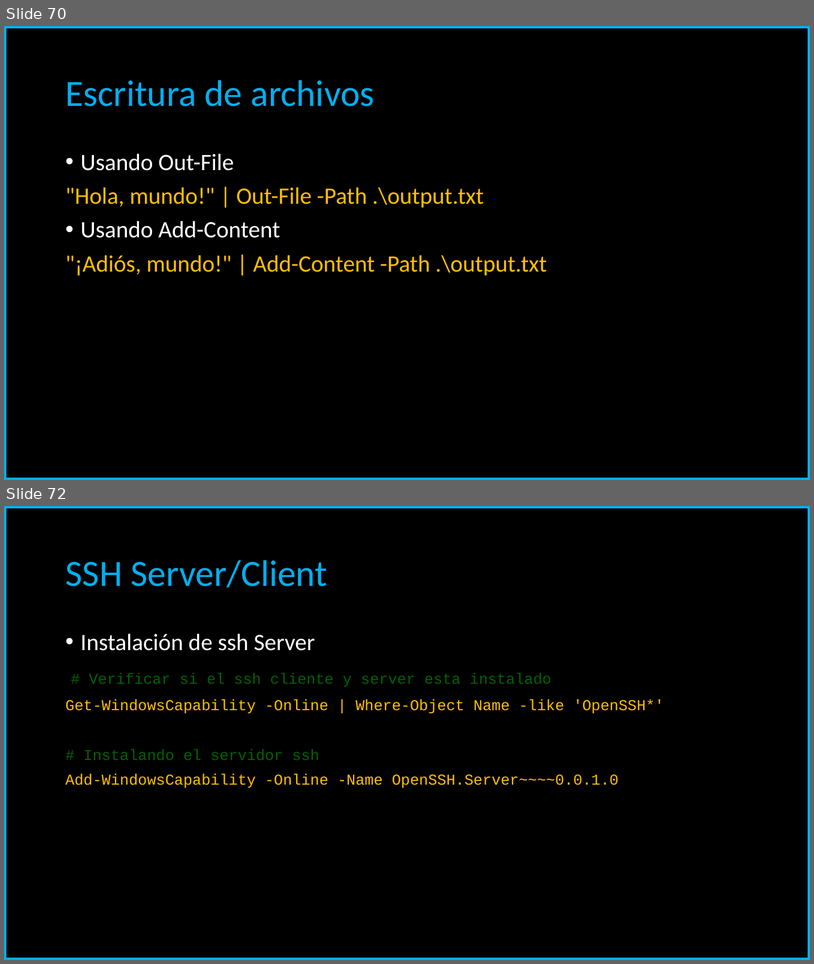
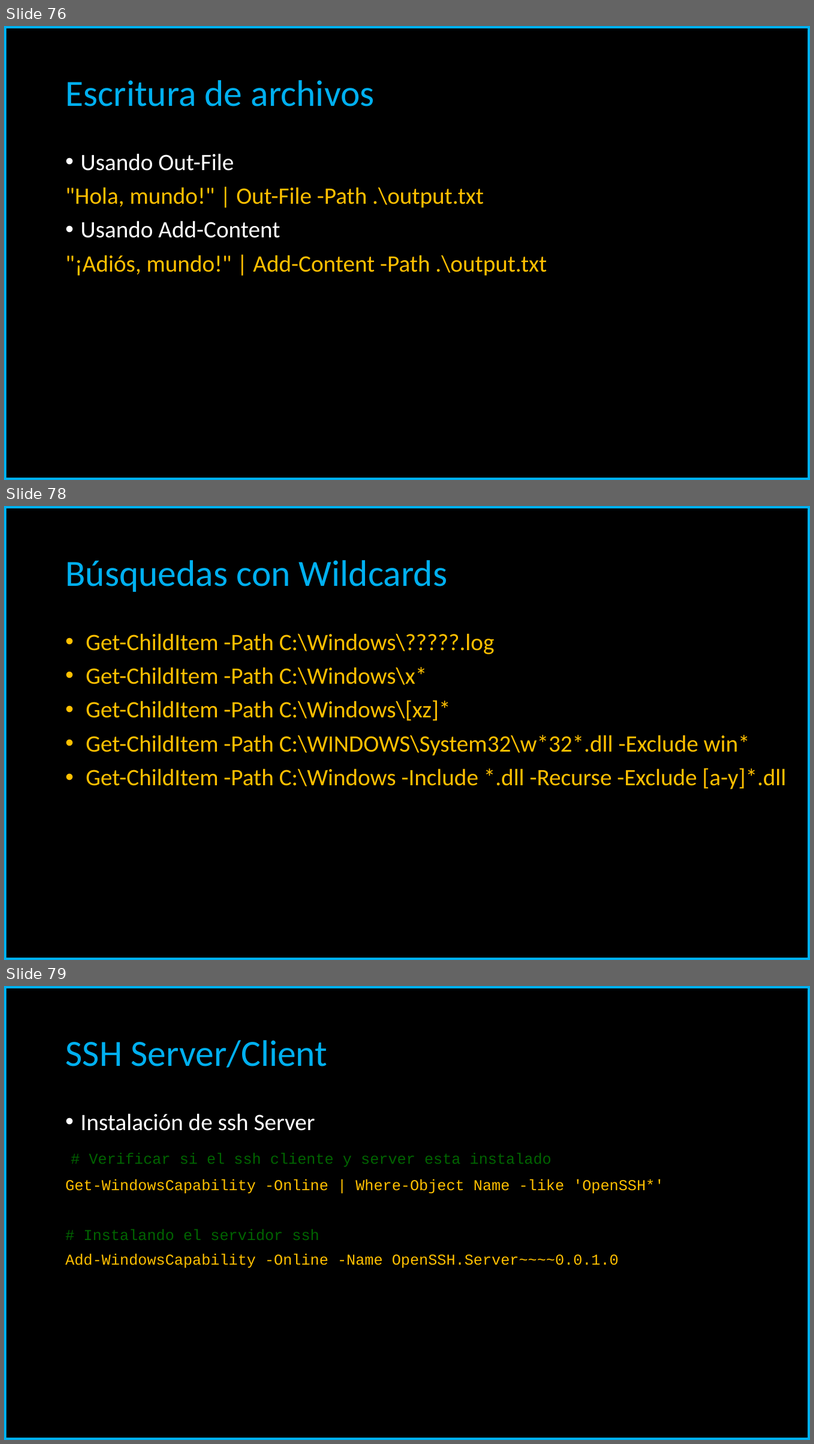
Before and after one commit to carloscarreno/linuxscripting, a slide deck: PowerShell Scripting.pptx. Shown one above the other, each under a label of ours: slides 70 and 72 before the commit, slides 76, 78 and 79 after it; the slides between them are not shown. The pictures are 814x964 and 814x1444 pixels, drawn with LibreOffice and Linux fonts; fonts in the diff are those of the drawing. Boxes give left, top, right and bottom in pixels: in the first picture for what was removed or moved away, otherwise in the second. Text is boxed around its words. In the diff, an @@ line names an element or a change of style, - is before the commit and + after.

```diff
--- a/PowerShell Scripting.pptx
+++ b/PowerShell Scripting.pptx
@@ slide 78 added at [4, 506, 810, 960], background #000000; not listed: 1 template element that a slide beside it also shows @@
@@ title added at [65, 560, 447, 592], 44 pt, text #00B0F0 @@
+Búsquedas con Wildcards
@@ text added at [86, 633, 786, 789], 28 pt, text #FFC000 @@
+• Get-ChildItem -Path C:\Windows\?????.log
+• Get-ChildItem -Path C:\Windows\x*
+• Get-ChildItem -Path C:\Windows\[xz]*
+• Get-ChildItem -Path C:\WINDOWS\System32\w*32*.dll -Exclude win*
+• Get-ChildItem -Path C:\Windows -Include *.dll -Recurse -Exclude [a-y]*.dll
@@ what was slide 70 is now slide 76 @@
@@ what was slide 72 is now slide 79 @@
```
Also in this commit, not shown: 4 slides changed, 7 other slides added, 1 slide removed.
